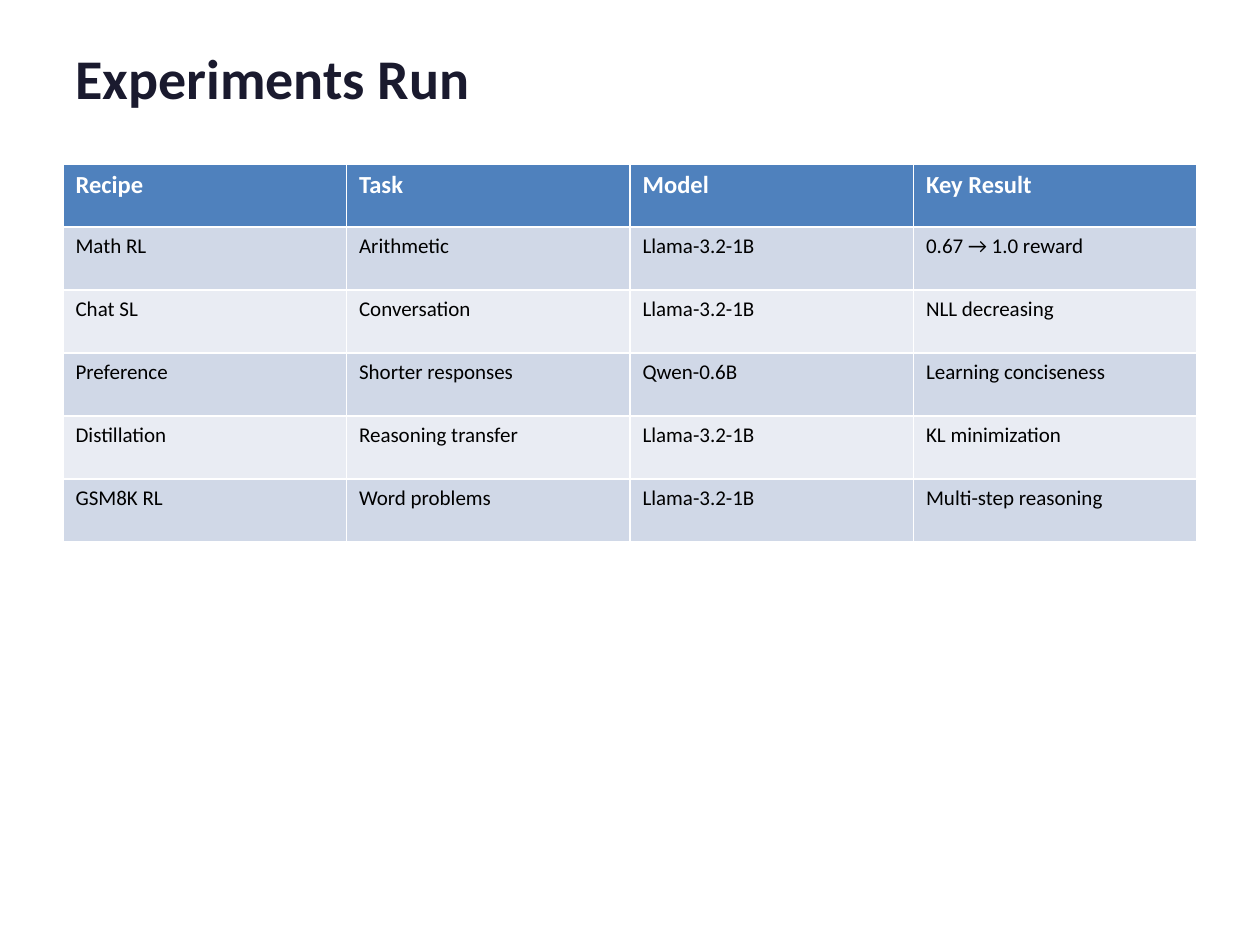
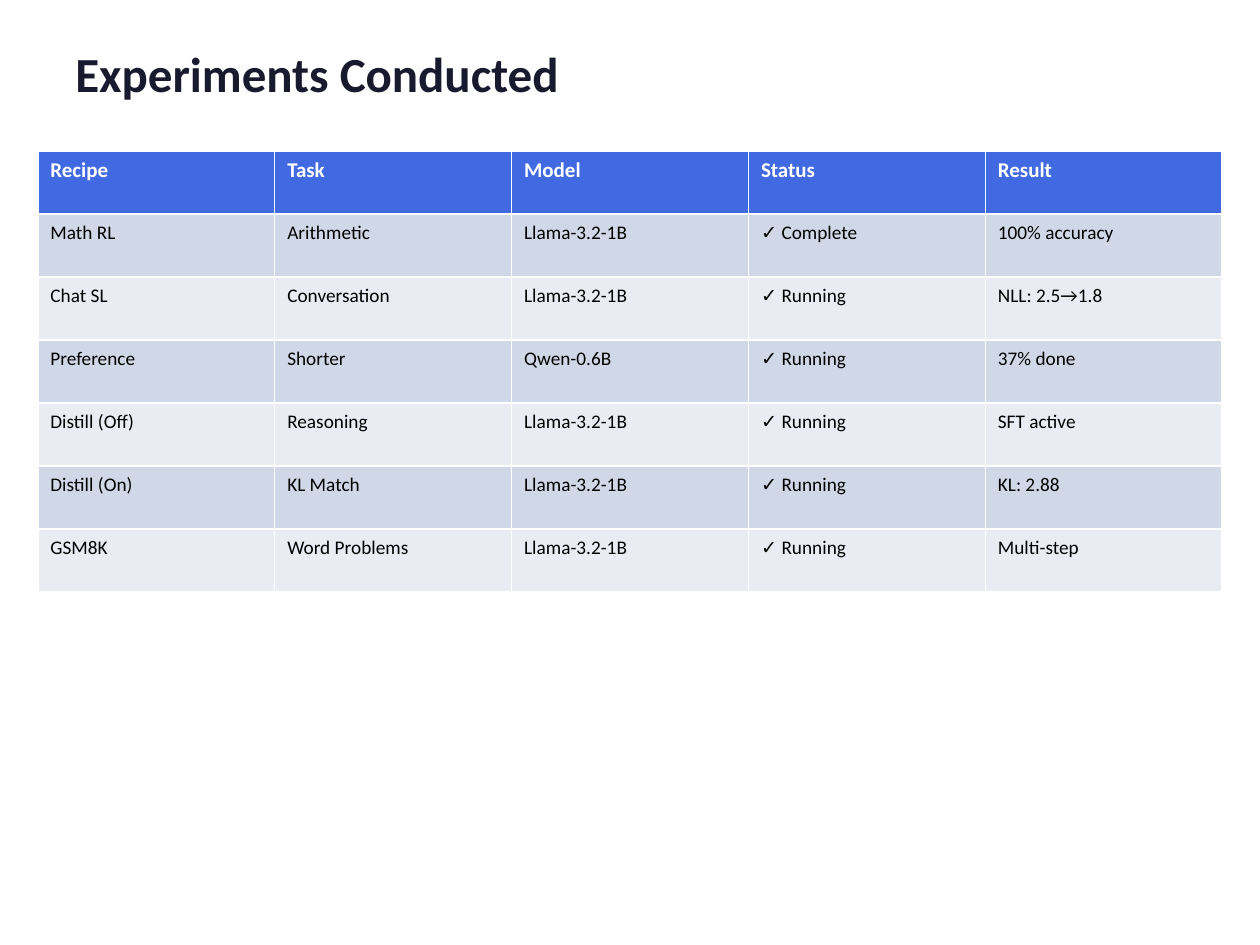
Before and after one commit to arvindcr4/tinker-experiments, a slide deck: slide 8 of Tinker_RL_Demo.pptx (slide 4 before the commit). Drawn at 1260x945 pixels with LibreOffice and Linux fonts; fonts in the diff are those of the drawing. Boxes give left, top, right and bottom in pixels: in the first picture for what was removed or moved away, otherwise in the second. Text is boxed around its words. In the diff, an @@ line names an element or a change of style, - is before the commit and + after.

```diff
--- a/Tinker_RL_Demo.pptx
+++ b/Tinker_RL_Demo.pptx
@@ text at (x1=75, y1=57, x2=559, y2=100): text changed; size 32 to 28 pt @@
-Experiments Run
+Experiments Conducted
@@ table at (x1=38, y1=151, x2=1222, y2=592) @@
-Recipe | Task | Model | Key Result
-Math RL | Arithmetic | Llama-3.2-1B | 0.67 → 1.0 reward
-Chat SL | Conversation | Llama-3.2-1B | NLL decreasing
-Preference | Shorter responses | Qwen-0.6B | Learning conciseness
-Distillation | Reasoning transfer | Llama-3.2-1B | KL minimization
-GSM8K RL | Word problems | Llama-3.2-1B | Multi-step reasoning
+Recipe | Task | Model | Status | Result
+Math RL | Arithmetic | Llama-3.2-1B | ✓ Complete | 100% accuracy
+Chat SL | Conversation | Llama-3.2-1B | ✓ Running | NLL: 2.5→1.8
+Preference | Shorter | Qwen-0.6B | ✓ Running | 37% done
+Distill (Off) | Reasoning | Llama-3.2-1B | ✓ Running | SFT active
+Distill (On) | KL Match | Llama-3.2-1B | ✓ Running | KL: 2.88
+GSM8K | Word Problems | Llama-3.2-1B | ✓ Running | Multi-step
@@ table resized from (x1=63, y1=164, x2=1197, y2=542) to (x1=38, y1=151, x2=1222, y2=592) @@
```
Also in this commit, not shown: 7 other slides changed, 6 slides added, 5 slides removed, 1 other file.
